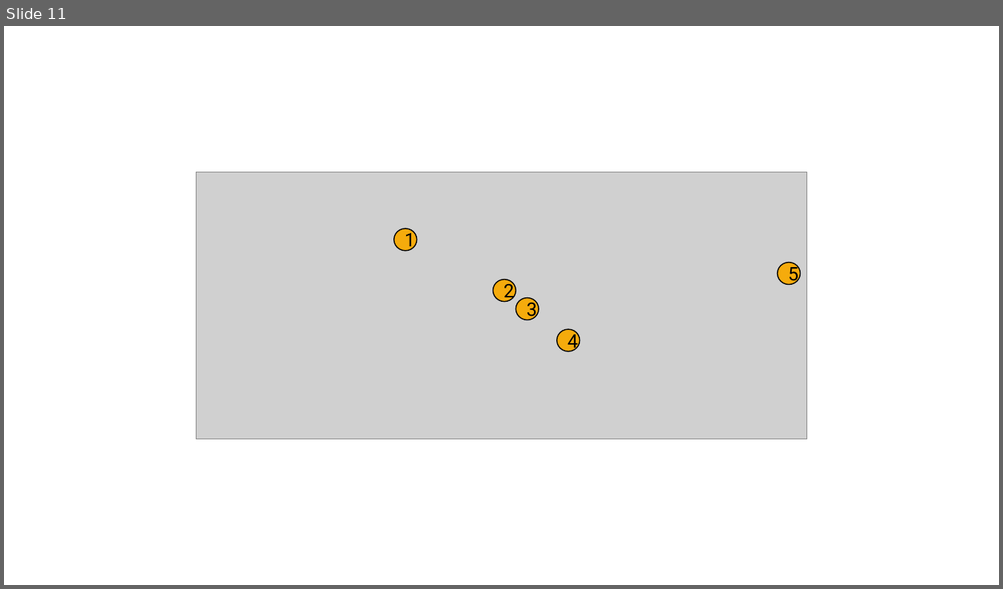
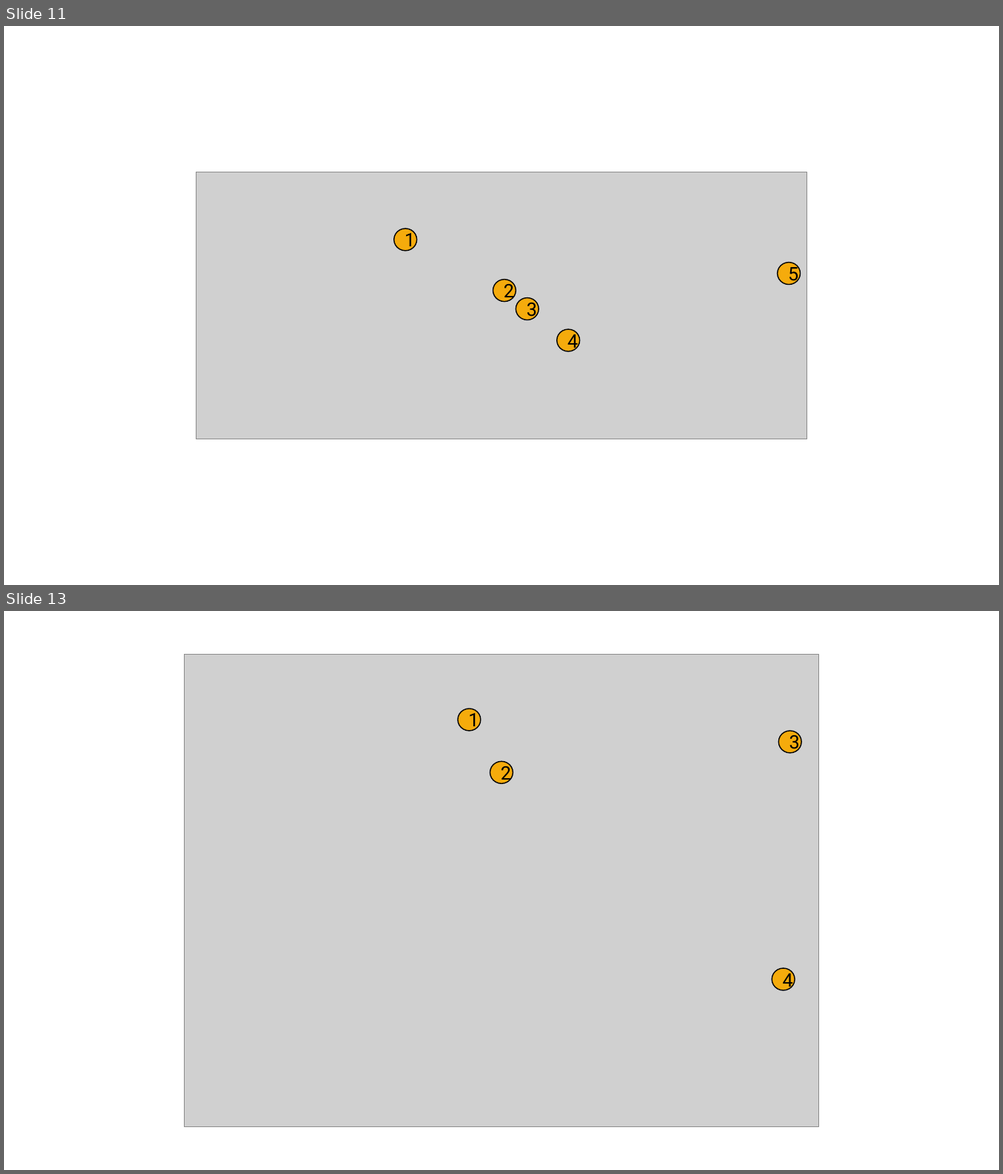
Before and after one commit to IntentArchitect/Intent.Modules, a slide deck: docsProject/IntentUserManualImages.pptx. Shown one above the other, each under a label of ours: slide 11 before the commit, slides 11 and 13 after it; the slides between them are not shown. The pictures are 1003x589 and 1003x1174 pixels, drawn with LibreOffice and Linux fonts; fonts in the diff are those of the drawing; grey boxes stand for pictures. Boxes give left, top, right and bottom in pixels: in the first picture for what was removed or moved away, otherwise in the second. Text is boxed around its words. In the diff, an @@ line names an element or a change of style, - is before the commit and + after.

```diff
--- a/docsProject/IntentUserManualImages.pptx
+++ b/docsProject/IntentUserManualImages.pptx
@@ slide 13 added at bbox=[4, 611, 999, 1170], background #FFFFFF @@
@@ picture added at bbox=[185, 654, 819, 1127] @@
@@ ellipse added at bbox=[458, 709, 481, 731], fill #F5AB0C, outline #000000 1 pt, 18 pt, text #000000 @@
+1
@@ ellipse added at bbox=[779, 731, 802, 754], fill #F5AB0C, outline #000000 1 pt, 18 pt, text #000000 @@
+3
@@ ellipse added at bbox=[489, 762, 513, 784], fill #F5AB0C, outline #000000 1 pt, 18 pt, text #000000 @@
+2
@@ ellipse added at bbox=[771, 968, 795, 991], fill #F5AB0C, outline #000000 1 pt, 18 pt, text #000000 @@
+4
```
Also in this commit, not shown: 7 other slides added, 1 slide removed, 39 other files.
